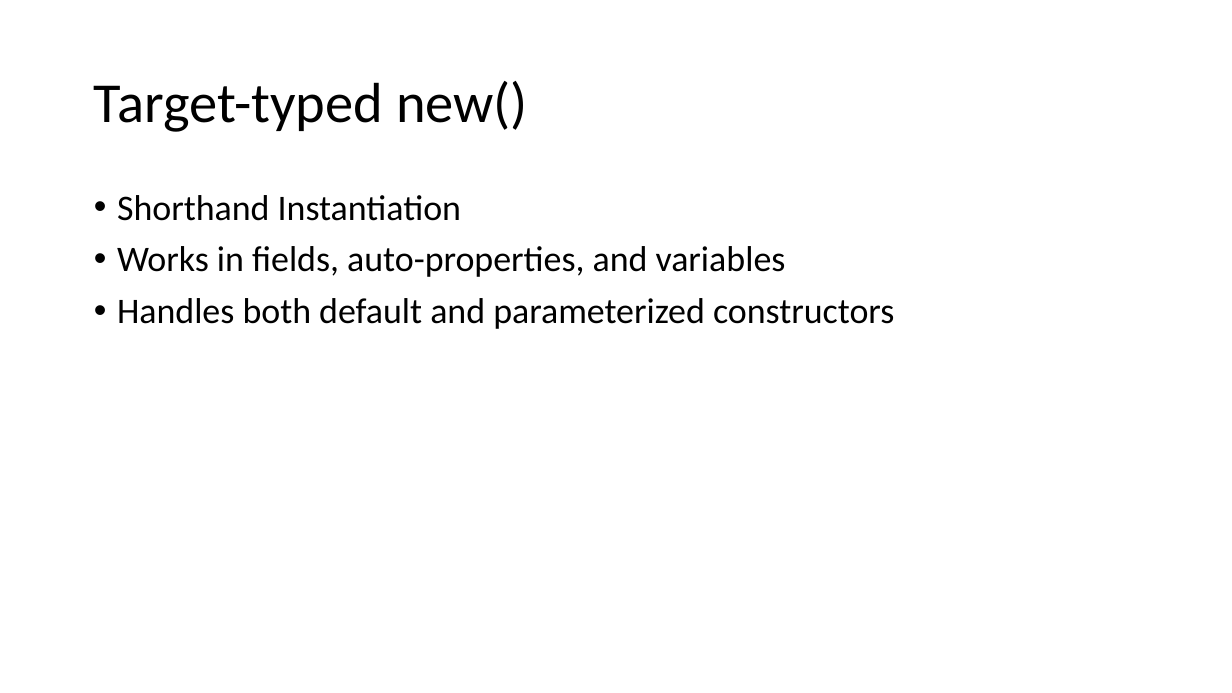
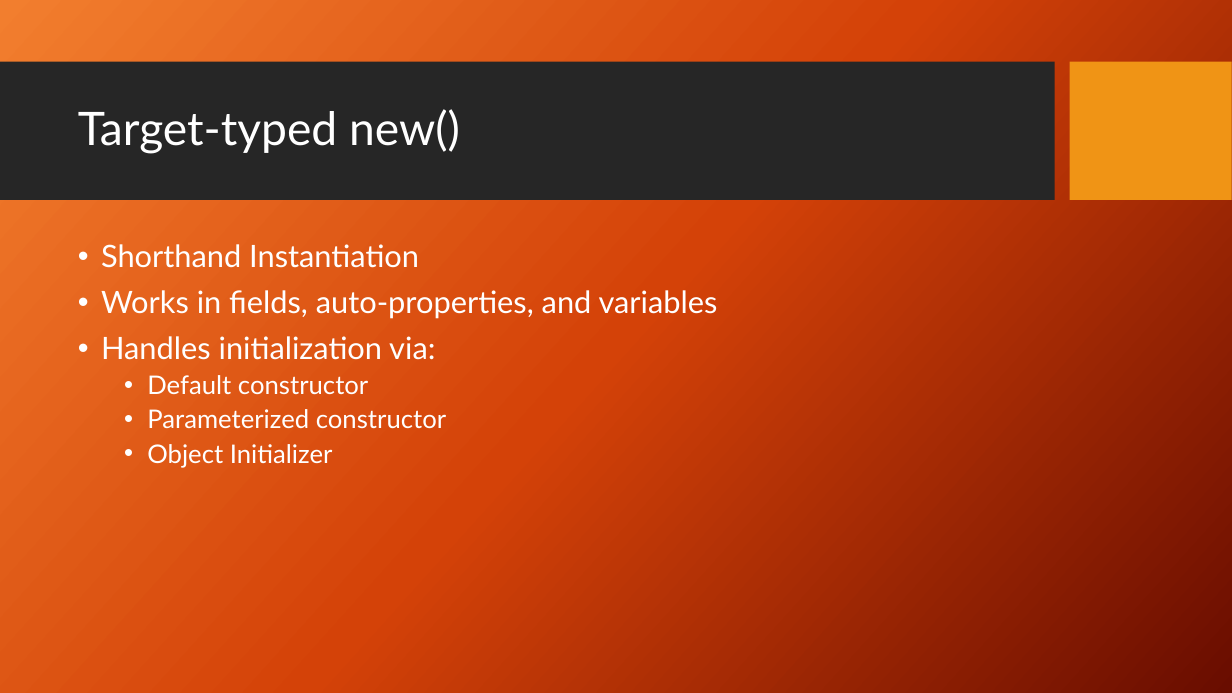
Before and after one commit to JoeMayo/WhatsNewInCSharp9, a slide deck: slide 8 of WhatsNewInCSharp9.pptx (slide 7 before the commit). Drawn at 1232x693 pixels with LibreOffice and Linux fonts; fonts in the diff are those of the drawing; background and template pictures are left out. Boxes give left, top, right and bottom in pixels: in the first picture for what was removed or moved away, otherwise in the second. Text is boxed around its words. In the diff, an @@ line names an element or a change of style, - is before the commit and + after.

```diff
--- a/WhatsNewInCSharp9.pptx
+++ b/WhatsNewInCSharp9.pptx
@@ background #FFFFFF to picture (left out) @@
@@ rectangle added at <box>0,62,1055,201</box>, fill #262626 @@
@@ title "Target-typed new()": place and size @@
-title "Target-typed new()" at <box>94,81,528,132</box>
+title "Target-typed new()" at <box>78,109,460,154</box>
@@ title "Target-typed new()" at <box>78,109,460,154</box>: size 44 to 36 pt, font Calibri to Lato, text colour #000000 to #FFFFFF @@
@@ rectangle added at <box>1070,62,1232,201</box>, fill #F09415 @@
@@ text "Shorthand Instantiation": place and size @@
-text "Shorthand Instantiation" at <box>117,195,894,329</box>
+text "Shorthand Instantiation" at <box>101,244,718,468</box>
@@ text at <box>101,244,718,319</box>: size 28 to 24 pt, font Calibri to Lato, text colour #000000 to #FFFFFF in "Shorthand Instantiation", "Works in fields, auto-properties, and variables" @@
@@ text at <box>101,336,446,468</box>: text changed; size 28 to 20 pt; font Calibri to Lato; text colour #000000 to #FFFFFF @@
-• Handles both default and parameterized constructors
+• Handles initialization via:
+  • Default constructor
+  • Parameterized constructor
+  • Object Initializer
```
Also in this commit, not shown: 8 other slides changed, 1 slide added, 3 other files.
